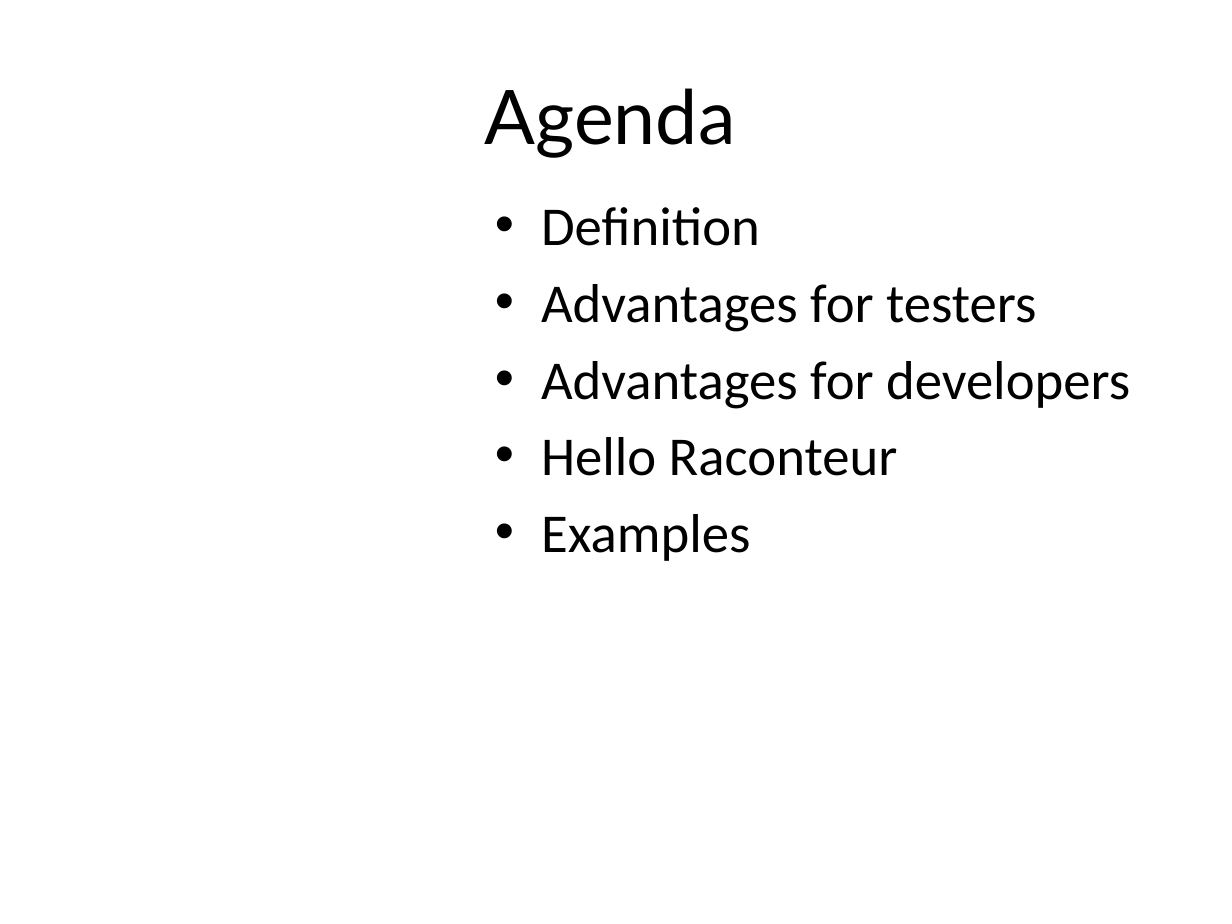
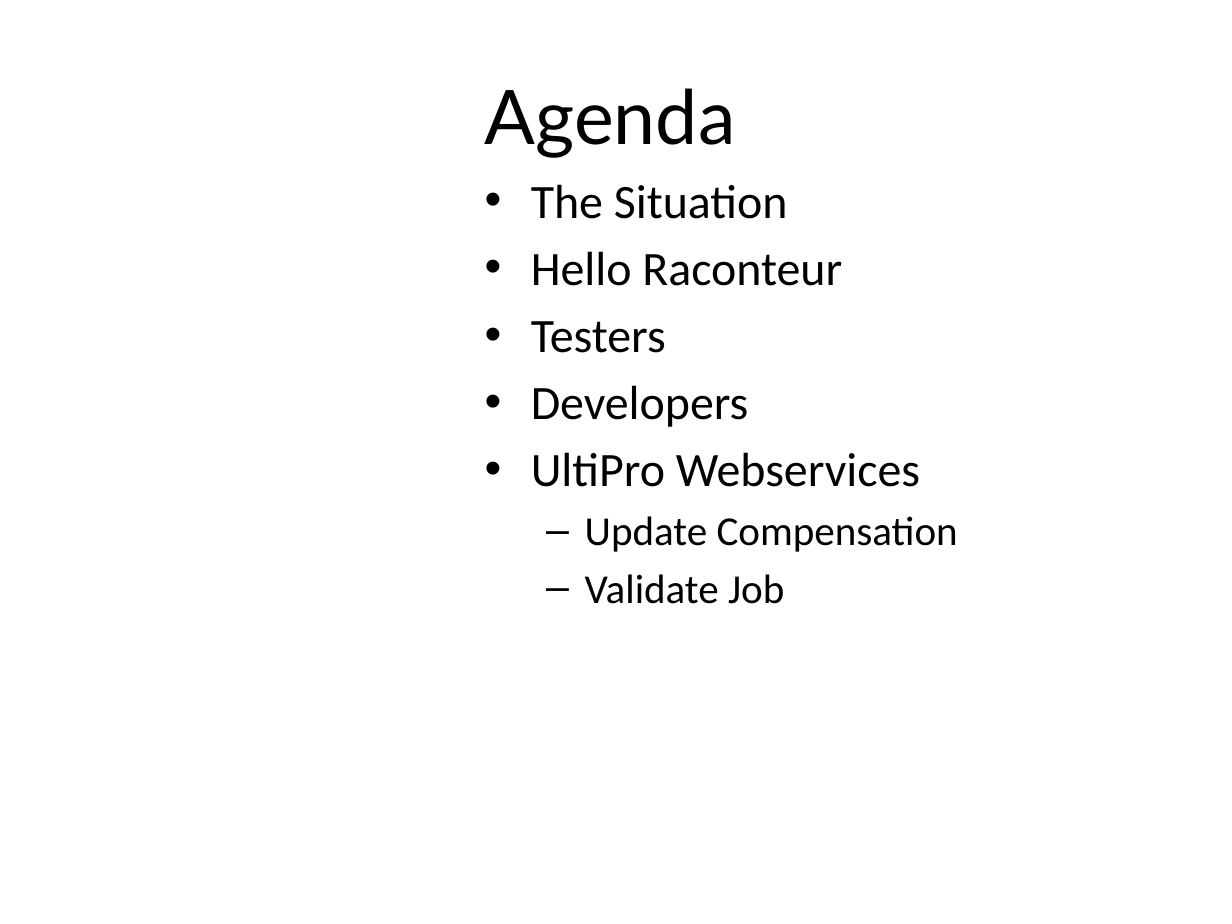
Before and after one commit to msuarz/portfolio, a slide deck: slide 3 of agile2011/presentation.pptx. Drawn at 1232x924 pixels with LibreOffice and Linux fonts; fonts in the diff are those of the drawing; background and template pictures are left out. Boxes give left, top, right and bottom in pixels: in the first picture for what was removed or moved away, otherwise in the second. Text is boxed around its words. In the diff, an @@ line names an element or a change of style, - is before the commit and + after.

Commit message:
hello raconteur

```diff
--- a/agile2011/presentation.pptx
+++ b/agile2011/presentation.pptx
@@ text "The Situation": place and size @@
-text "The Situation" at box(541, 207, 1130, 561)
+text "The Situation" at box(531, 184, 958, 604)
@@ text at box(531, 184, 788, 219): text changed; size 32 to 28 pt @@
-• Definition
-• Advantages for testers
-• Advantages for developers
+• The Situation
@@ text at box(531, 251, 842, 286): size 32 to 28 pt in "Hello Raconteur" @@
@@ text at box(531, 321, 958, 604): text changed; size 32 to 28 pt @@
-• Examples
+• Testers
+• Developers
+• UltiPro Webservices
+  – Update Compensation
+  – Validate Job
```
Also in this commit, not shown: 4 other slides changed, 2 slides added, 1 slide removed, 9 other files.
